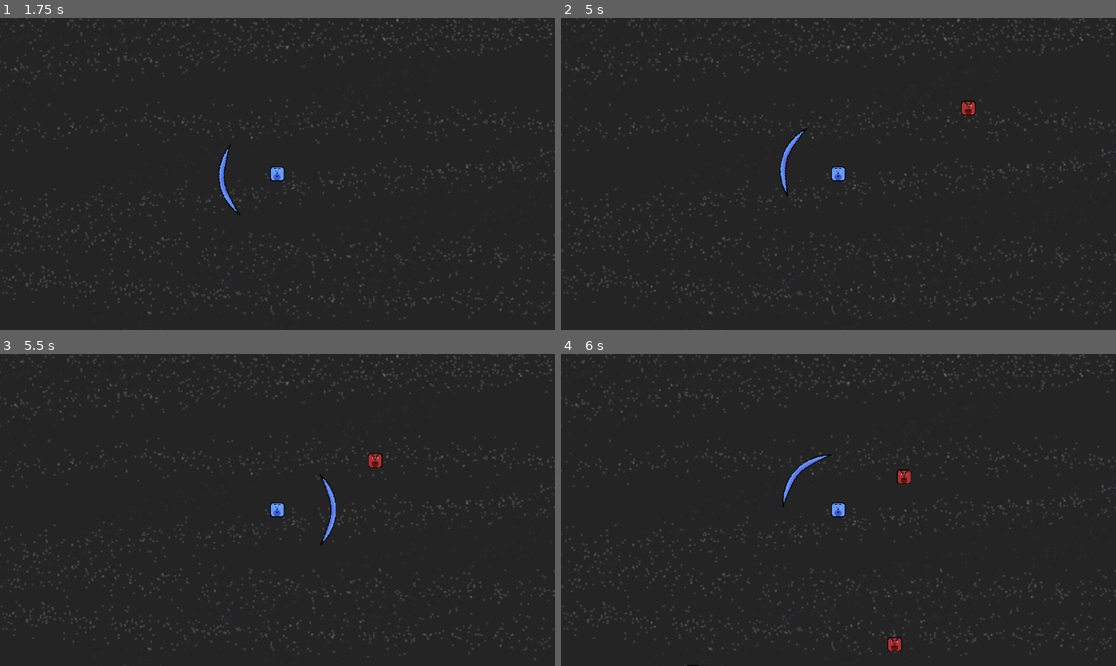
Above: before the commit, frames 1-4 (two rows, left to right).
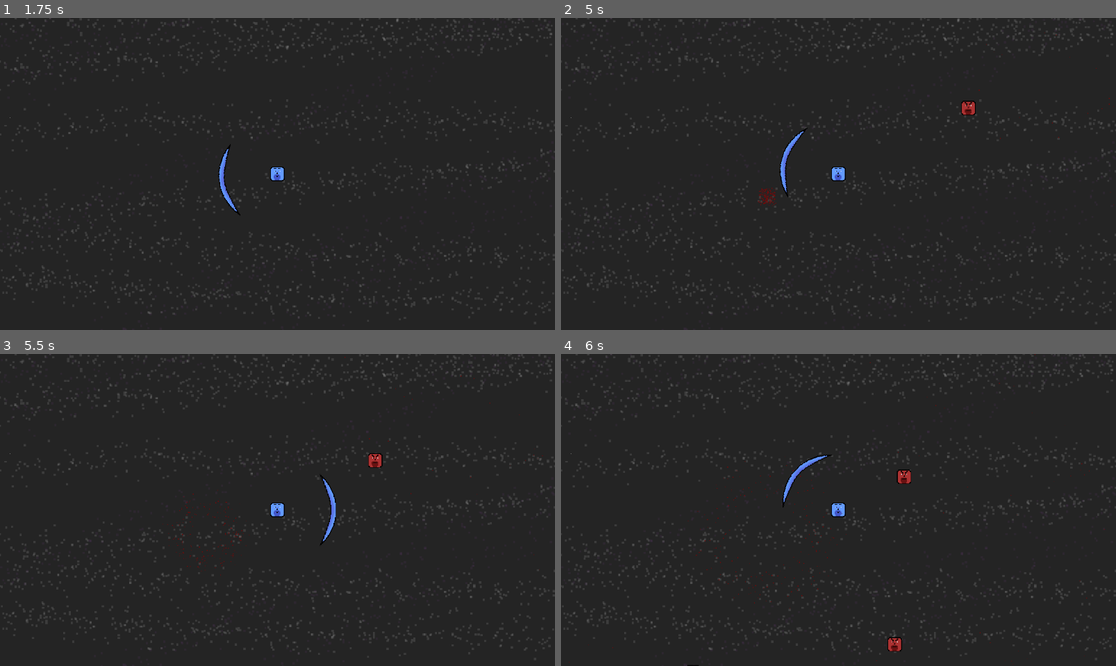
Above: after the commit, the same moments.

Repository: AndrewCromar/onehourgame
Game: Godot game, scene res://scenes/world.tscn
Two runs of this game, one before a commit and one after it. Both use one fixed random seed, a clock stepped at 60 frames per second and the inputs below.
Inputs (mouse positions are in pixels of both pictures, inside the frame that each line leads up to):
- Up to frame 1 (1.75 s): tap Enter at 0.5 s; move the mouse to (399, 158) at 0.52 s; tap Space at 1.25 s; move the mouse to (166, 189) at 1.27 s
- Up to frame 2 (5 s): tap Enter at 2 s; move the mouse to (894, 105) at 2.02 s; move the mouse to (810, 236) at 2.77 s; move the mouse to (1005, 220) at 3.52 s; move the mouse to (672, 127) at 4.27 s
- Up to frame 3 (5.5 s): move the mouse to (305, 510) at 5.02 s
- Up to frame 4 (6 s): move the mouse to (755, 432) at 5.77 s

Frame 1 is identical in both runs. In frame 2, less than 0.1% of the frame differs, in the area x 35-100%, y 4-61%; in frame 3, less than 0.1%; in frame 4, less than 0.1%, in the area x 1-98%, y 0-100%.

Commit message:
some particles

Diff:
--- a/godot-project/scenes/entities/enemy.gd
+++ b/godot-project/scenes/entities/enemy.gd
@@ -10,7 +10,17 @@
 
 func _on_area_entered(area: Area2D) -> void:
 	if area.is_in_group("shield"):
+		_spawn_particles()
 		queue_free()
 	elif area.is_in_group("player"):
 		area.take_damage(1)
 		queue_free()
+
+func _spawn_particles() -> void:
+	var p = %Particles.duplicate()
+	get_parent().add_child(p)
+	p.global_position = global_position
+	p.emitting = true
+
+	await get_tree().create_timer(1.0).timeout
+	p.queue_free()
--- a/godot-project/scenes/entities/enemy.tscn
+++ b/godot-project/scenes/entities/enemy.tscn
@@ -4,6 +4,10 @@
 [ext_resource type="Texture2D" uid="uid://b1ipvb680jlmx" path="res://assets/enemy.png" id="2_md0e3"]
 
 [sub_resource type="RectangleShape2D" id="RectangleShape2D_md0e3"]
+
+[sub_resource type="Gradient" id="Gradient_67neu"]
+offsets = PackedFloat32Array(0.38011697, 1)
+colors = PackedColorArray(0.6745098, 0.19607843, 0.19607843, 1, 0.6745098, 0.19607843, 0.19607843, 0)
 
 [node name="Enemy" type="Area2D" unique_id=1928511462]
 script = ExtResource("1_md0e3")
@@ -13,3 +17,20 @@
 
 [node name="CollisionShape2D" type="CollisionShape2D" parent="." unique_id=1085251826]
 shape = SubResource("RectangleShape2D_md0e3")
+
+[node name="Particles" type="CPUParticles2D" parent="." unique_id=938057475]
+unique_name_in_owner = true
+amount = 200
+lifetime = 10.0
+one_shot = true
+explosiveness = 1.0
+emission_shape = 3
+emission_rect_extents = Vector2(10, 10)
+spread = 180.0
+gravity = Vector2(0, 0)
+initial_velocity_min = 50.0
+initial_velocity_max = 100.0
+color = Color(0.6745098, 0.19607843, 0.19607843, 1)
+color_ramp = SubResource("Gradient_67neu")
+hue_variation_min = 0.36
+hue_variation_max = 0.36
